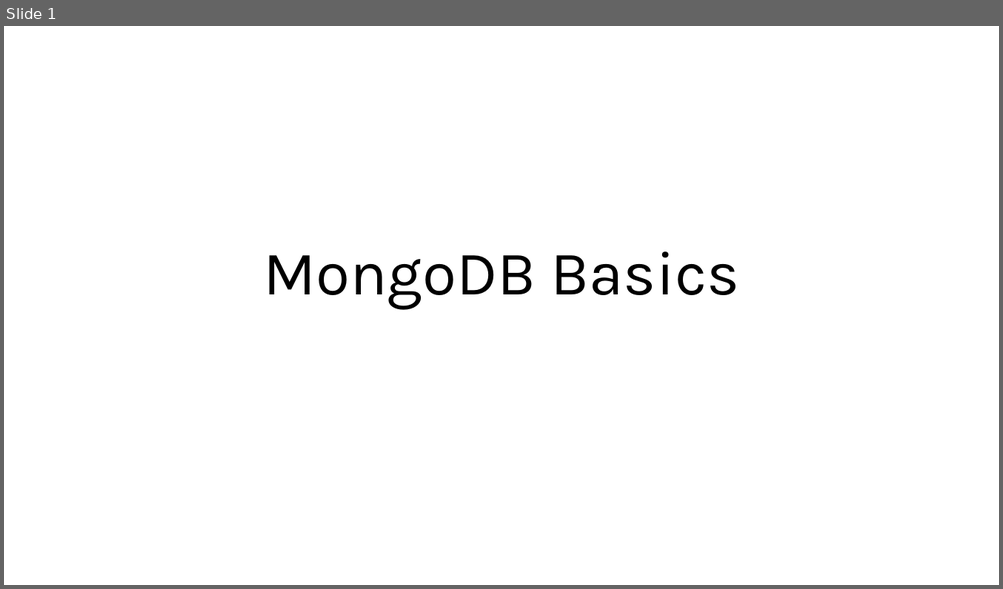
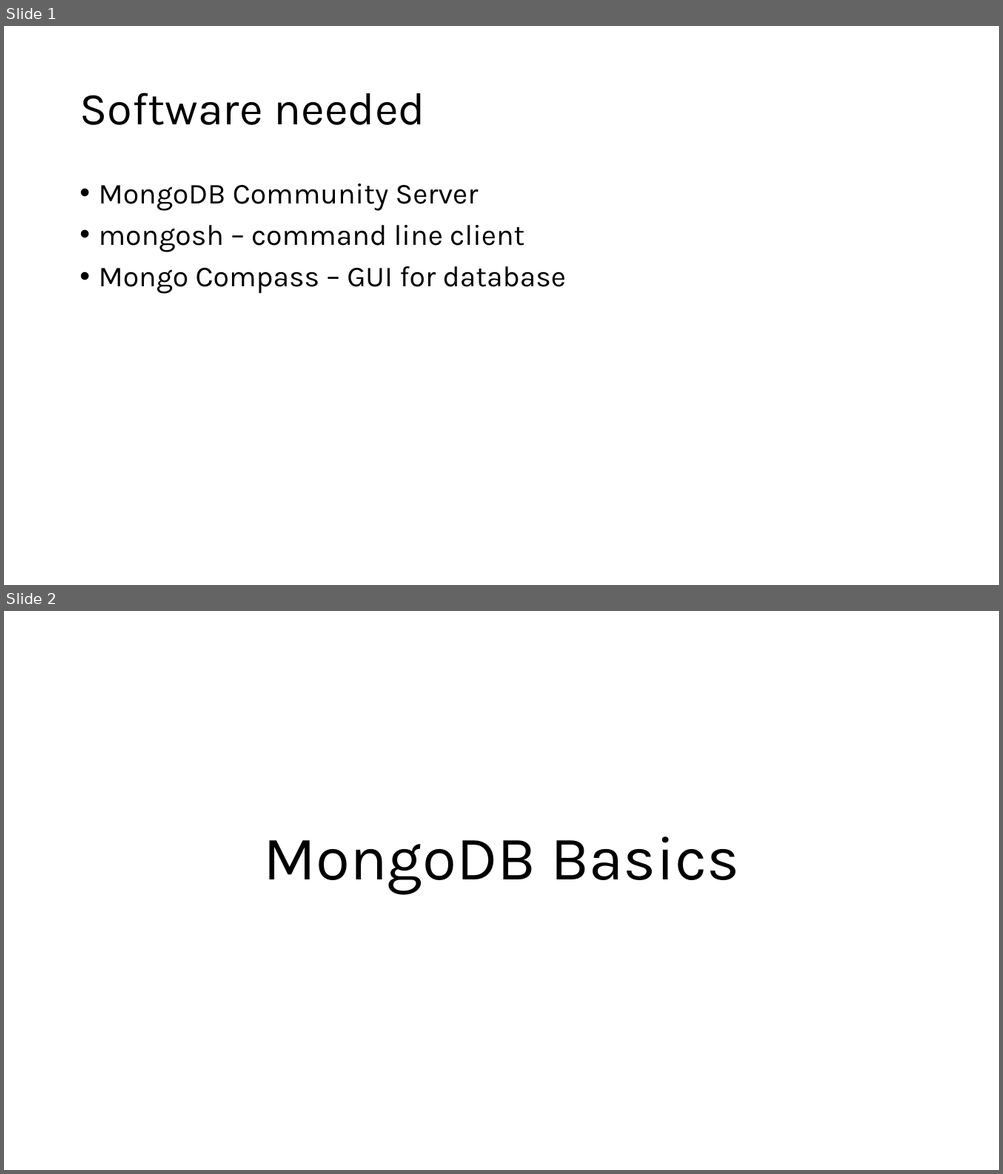
Before and after one commit to bgalabov/mongodb-course, a slide deck: Lab_1_slides_MongoDB Basics.pptx. Shown one above the other, each under a label of ours: slide 1 before the commit, slides 1 and 2 after it. The pictures are 1003x589 and 1003x1174 pixels, drawn with LibreOffice and Linux fonts; fonts in the diff are those of the drawing. Boxes give left, top, right and bottom in pixels: in the first picture for what was removed or moved away, otherwise in the second. Text is boxed around its words. In the diff, an @@ line names an element or a change of style, - is before the commit and + after.

```diff
--- a/Lab_1_slides_MongoDB Basics.pptx
+++ b/Lab_1_slides_MongoDB Basics.pptx
@@ slide 1 added at [4, 26, 999, 585], background #FFFFFF @@
@@ title added at [79, 93, 425, 125], 44 pt, text #000000 @@
+Software needed
@@ text added at [99, 184, 566, 294], 28 pt, text #000000 @@
+• MongoDB Community Server
+• mongosh – command line client
+• Mongo Compass – GUI for database
@@ what was slide 1 is now slide 2 @@
```
Also in this commit, not shown: 5 slides changed, 1 other slide added.
